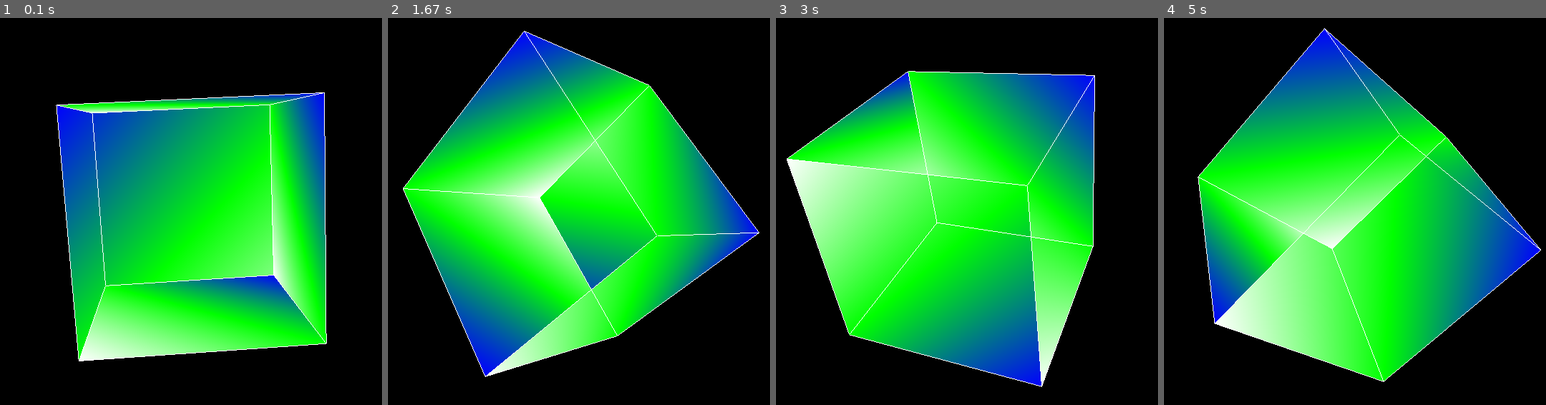
Above: before the commit, frames 1-4 (left to right).
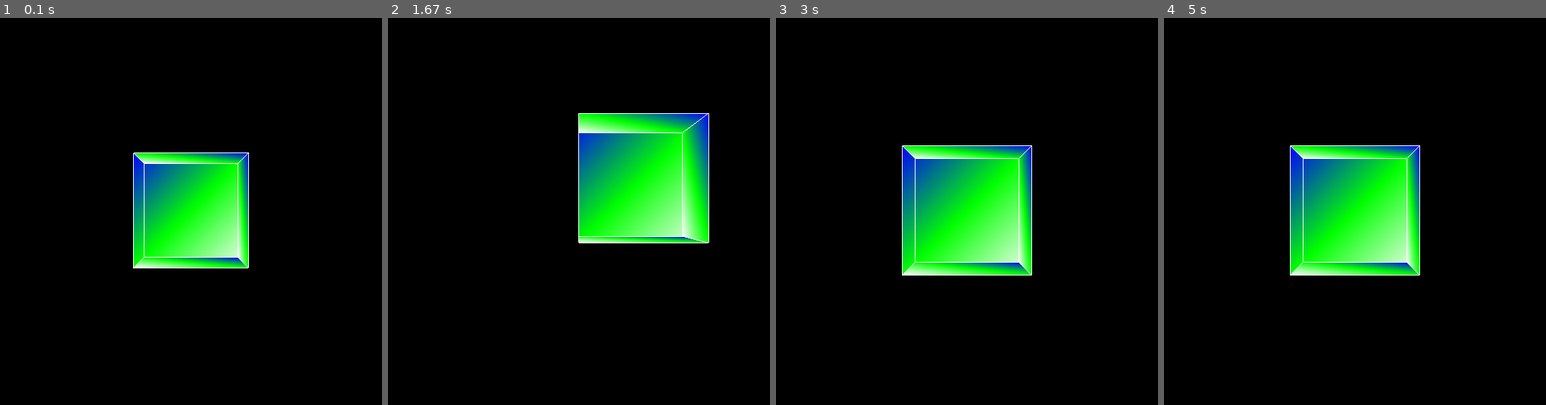
Above: after the commit, the same moments.

Repository: mocheng/pygame_demo
Game: pygame game, started from cube.py
The game is run twice, just before and just after one commit, with the same random seed, the same clock (stepped at 60 frames per second) and the same inputs.
Inputs (mouse positions are in pixels of both pictures, inside the frame that each line leads up to):
- Up to frame 1 (0.1 s): no input
- Up to frame 2 (1.67 s): hold Right 0.33-0.8 s; press the mouse at (441, 215) at 0.87 s; move the mouse to (536, 257) at 0.97 s; release the mouse at (636, 304) at 1.1 s; hold Up 1.17-1.47 s; hold Right from 1.5 s (still down)
- Up to frame 3 (3 s): release Right at 1.97 s; hold Left 2-2.53 s; hold Down 2.57-2.87 s; hold Left from 2.9 s (still down)
- Up to frame 4 (5 s): release Left at 3.3 s; hold Up 3.33-3.7 s; hold Right 3.73-4.37 s; hold Down 4.4-4.77 s; hold Left from 4.8 s (still down)

The runs differ from the first frame. In frame 1, 42% of the frame differs, in the area x 14-86%, y 19-89%; in frame 2, 48%, in the area x 3-98%, y 3-93%; in frame 3, 48%; in frame 4, 48%.

Commit message:
1. add control; 2. fix aspect ratio issue

Diff:
--- a/cube.py
+++ b/cube.py
@@ -77,13 +77,14 @@
     pygame.init()
 
     SCREEN_WIDTH, SCREEN_HEIGHT = 800, 600
-    screen = pygame.display.set_mode((SCREEN_WIDTH, SCREEN_HEIGHT), DOUBLEBUF | OPENGL)
+    screen = pygame.display.set_mode((SCREEN_WIDTH, SCREEN_HEIGHT),
+                                     DOUBLEBUF | OPENGL)
 
-    gluPerspective(45, (SCREEN_WIDTH / SCREEN_HEIGHT), 0.1, 50.0)
+    gluPerspective(45, (SCREEN_WIDTH * 1.0/ SCREEN_HEIGHT), 0.1, 50.0)
 
-    glTranslatef(0.0, 0.0, -5)
+    glTranslatef(0.0, 0.0, -10)
 
-    glRotatef(20, 0, 0, 0)
+    #glRotatef(20, 0, 0, 0)
 
     while True:
         for event in pygame.event.get():
@@ -91,7 +92,24 @@
                 pygame.quit()
                 return
 
-        glRotate(1, 3, 1, 1)
+            if event.type == pygame.KEYDOWN:
+                if event.key == pygame.K_LEFT:
+                    glTranslatef(-0.5, 0, 0)
+                if event.key == pygame.K_RIGHT:
+                    glTranslatef(0.5, 0, 0)
+                if event.key == pygame.K_UP:
+                    glTranslatef(0, 0.5, 0)
+                if event.key == pygame.K_DOWN:
+                    glTranslatef(0, -0.5, 0)
+
+            if event.type == pygame.MOUSEBUTTONDOWN:
+                button1, button2, button3 = pygame.mouse.get_pressed()
+                if button1:
+                    glTranslatef(0, 0, 1.0)
+                if button3:
+                    glTranslatef(0, 0, -1.0)
+
+        #glRotate(1, 3, 1, 1)
         glClear(GL_COLOR_BUFFER_BIT | GL_DEPTH_BUFFER_BIT)
         Cube()
 
